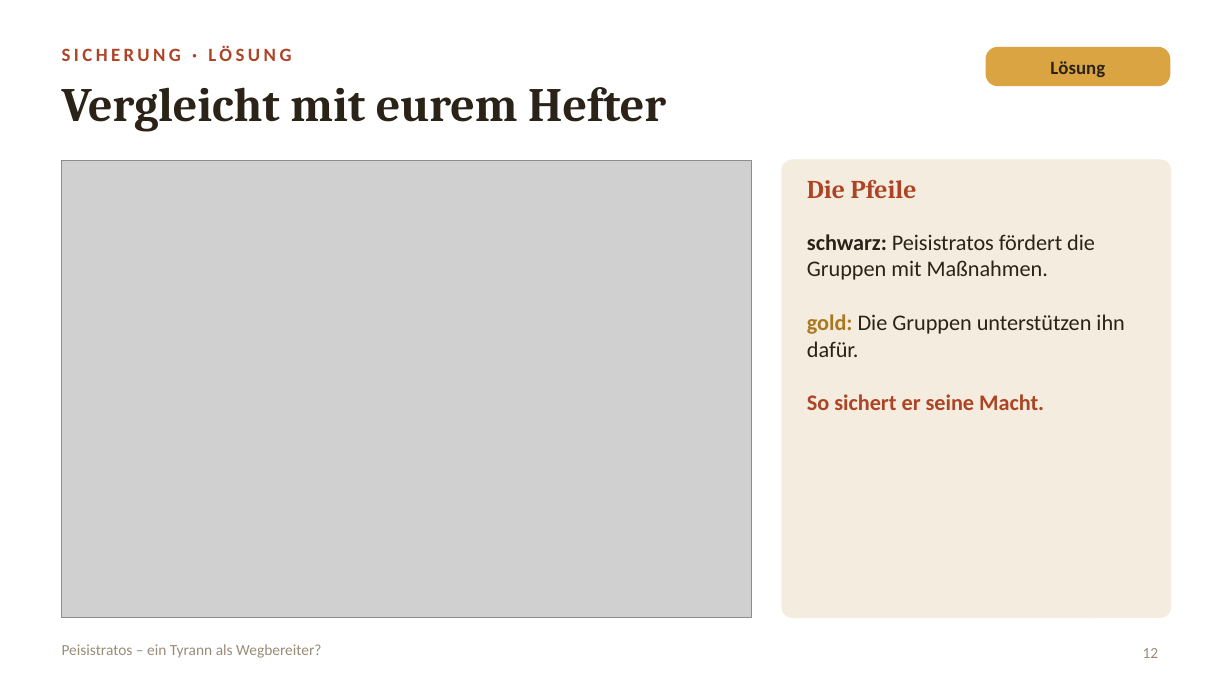
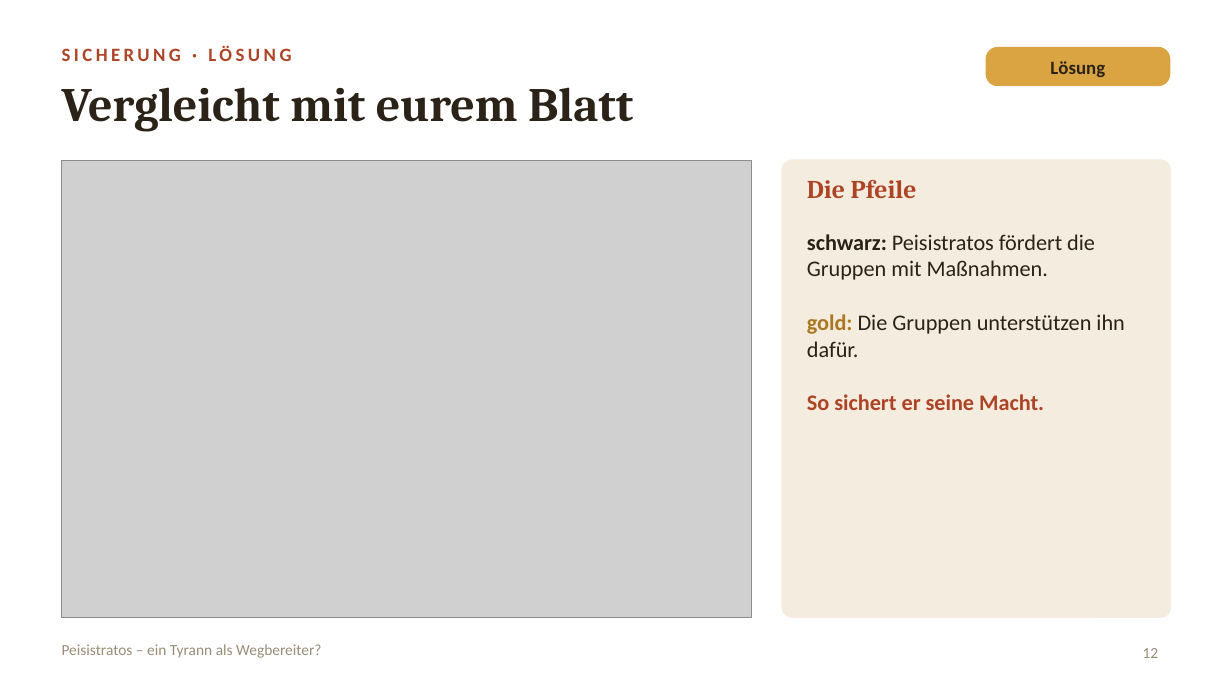
Before and after one commit to golzkonstantin-gif/Schule, a slide deck: slide 12 of Geschichte_11/Stunde_Peisistratos/Folien_Peisistratos.pptx. Drawn at 1232x693 pixels with LibreOffice and Linux fonts; fonts in the diff are those of the drawing; grey boxes stand for pictures. Boxes give left, top, right and bottom in pixels: in the first picture for what was removed or moved away, otherwise in the second. Text is boxed around its words. In the diff, an @@ line names an element or a change of style, - is before the commit and + after.

```diff
--- a/Geschichte_11/Stunde_Peisistratos/Folien_Peisistratos.pptx
+++ b/Geschichte_11/Stunde_Peisistratos/Folien_Peisistratos.pptx
@@ text at bbox=[62, 87, 633, 132]: text changed @@
-Vergleicht mit eurem Hefter
+Vergleicht mit eurem Blatt
```
Also in this commit, not shown: 1 other slide changed, 3 other files.
